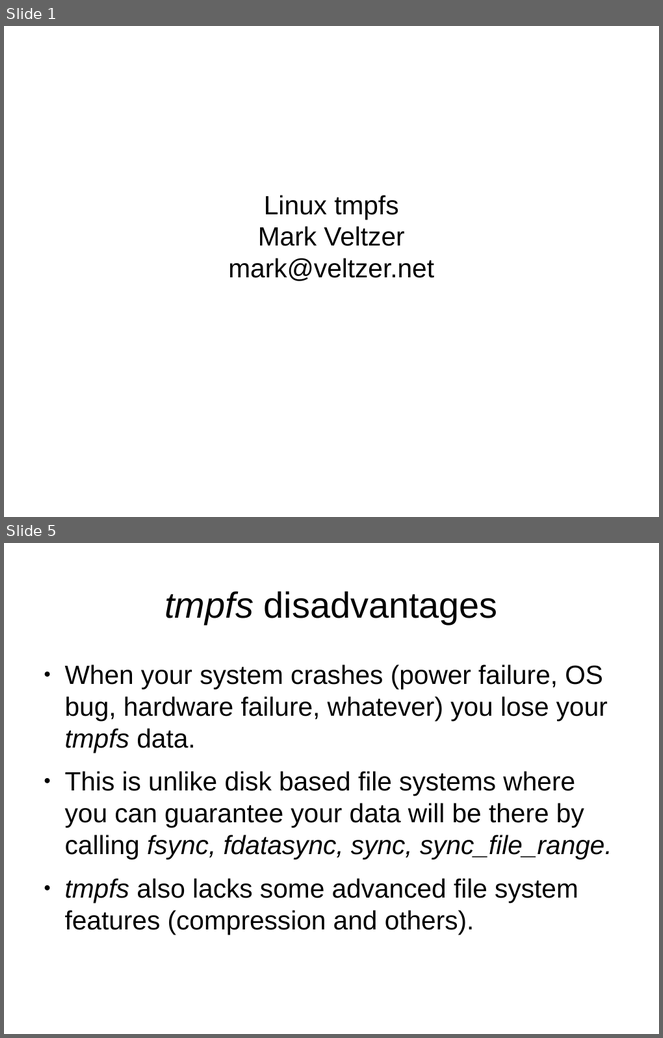
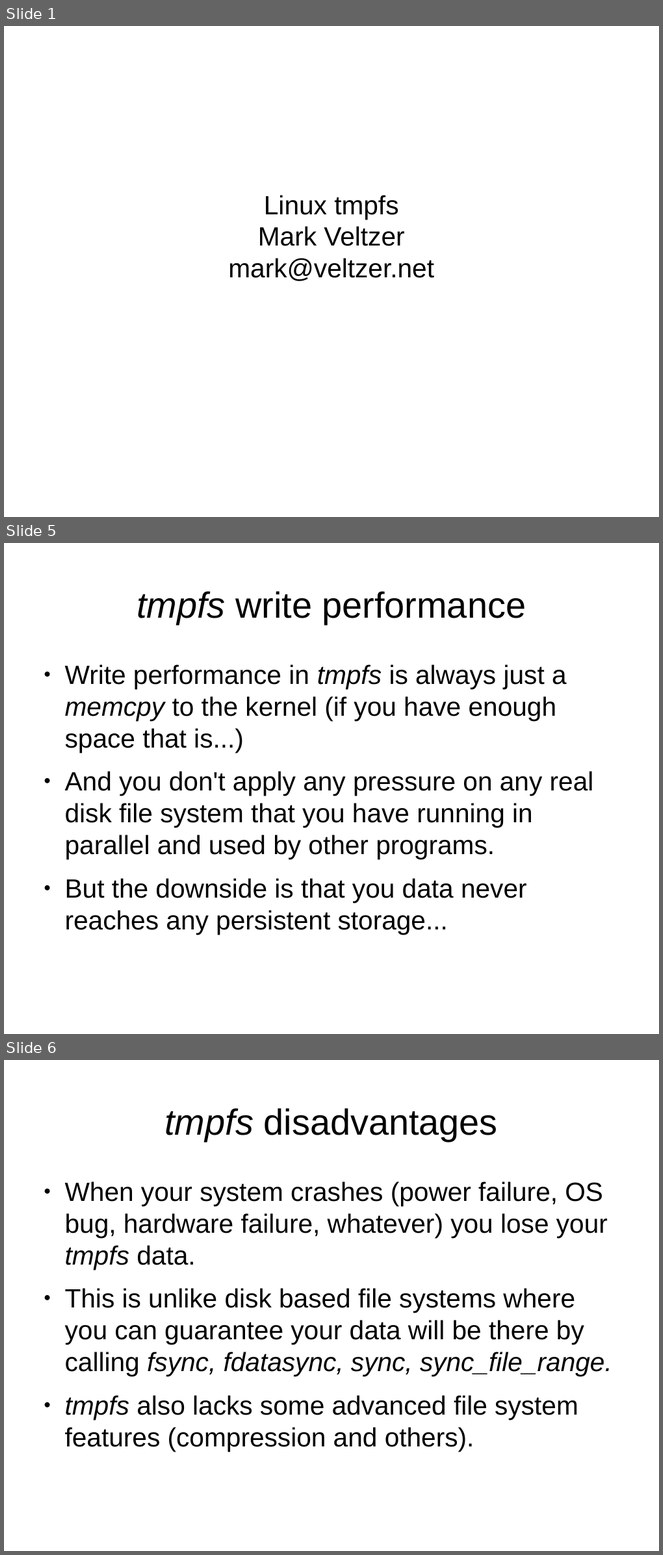
Before and after one commit to veltzer/demos-linux, a slide deck: doc/odp/linux_tmpfs.odp. Shown one above the other, each under a label of ours: slides 1 and 5 before the commit, slides 1, 5 and 6 after it; the slides between them are not shown. The pictures are 663x1038 and 663x1555 pixels, drawn with LibreOffice and Linux fonts; fonts in the diff are those of the drawing. Boxes give left, top, right and bottom in pixels: in the first picture for what was removed or moved away, otherwise in the second. Text is boxed around its words. In the diff, an @@ line names an element or a change of style, - is before the commit and + after.

```diff
--- a/doc/odp/linux_tmpfs.odp
+++ b/doc/odp/linux_tmpfs.odp
@@ slide 5 added at bbox=[4, 543, 659, 1034], background #FFFFFF @@
@@ title added at bbox=[137, 591, 527, 624], 44 pt, text #000000 @@
+tmpfs write performance
@@ text added at bbox=[65, 665, 594, 934], 32 pt, text #000000 @@
+● Write performance in tmpfs is always just a memcpy to the kernel (if you have enough space that is...)
+● And you don't apply any pressure on any real disk file system that you have running in parallel and used by other programs.
+● But the downside is that you data never reaches any persistent storage...
@@ what was slide 5 is now slide 6 @@
```
Also in this commit, not shown: 4 slides changed, 7 other files.
